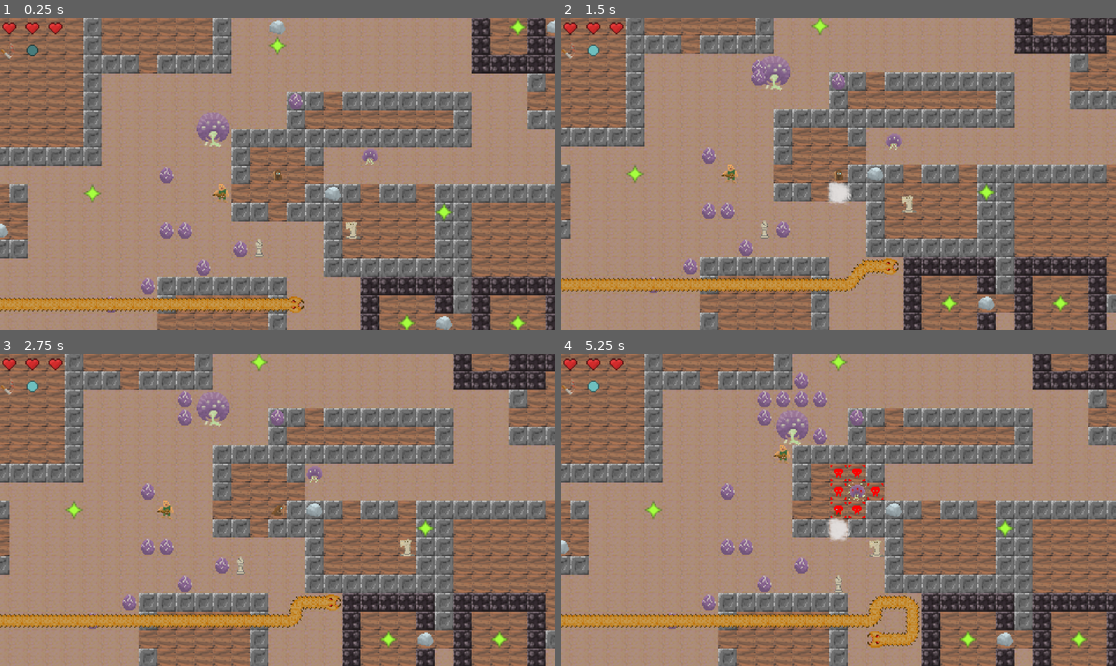
Above: before the commit, frames 1-4 (two rows, left to right).
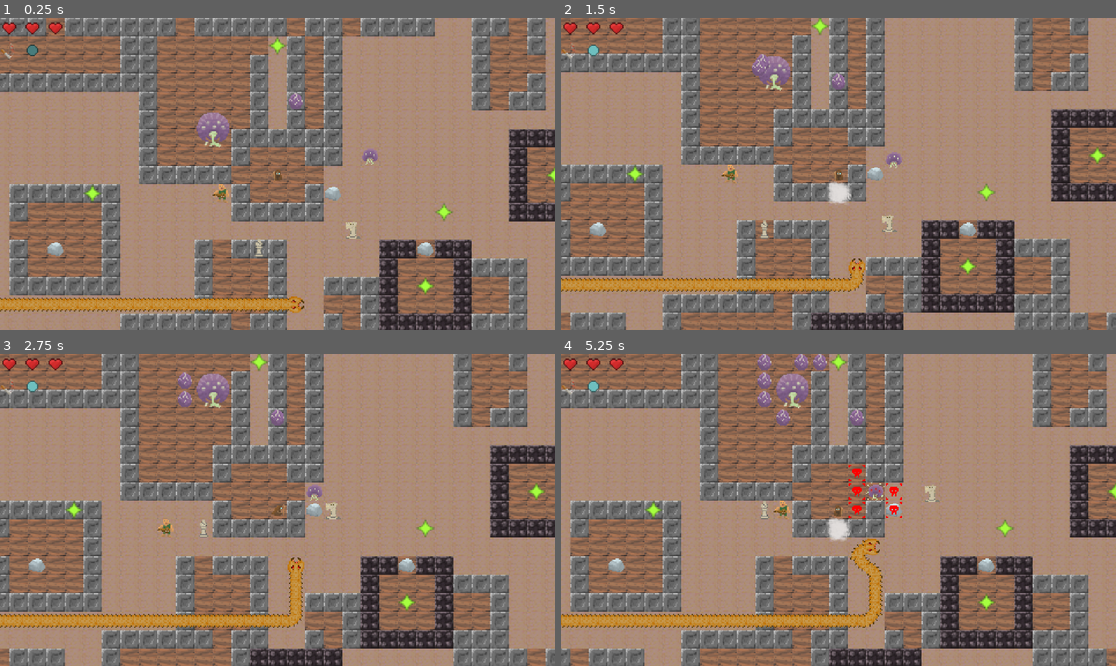
Above: after the commit, the same moments.

Repository: beppep/newDanceMage
Game: Godot game, scene res://main scene.tscn
Two runs of this game, one before a commit and one after it. Both use one fixed random seed, a clock stepped at 60 frames per second and the inputs below.
Inputs:
- Up to frame 1 (0.25 s): no input
- Up to frame 2 (1.5 s): tap Enter at 0.5 s; hold Right (move_right) 0.53-1.28 s; tap Space (move_nowhere) at 0.6, 1.35 s; hold S (move_down) from 1.28 s (still down)
- Up to frame 3 (2.75 s): release S (move_down) at 2.03 s; hold Right (move_right) from 2.03 s (still down); tap Space (move_nowhere) at 2.1 s
- Up to frame 4 (5.25 s): release Right (move_right) at 2.78 s; hold W (move_up) 2.78-3.53 s; tap Space (move_nowhere) every 0.75 s from 2.85 to 5.1 s; hold A (move_left) 3.53-5.03 s; hold S (move_down) from 5.03 s (still down)

The runs differ from the first frame. In frame 1, 60% of the frame differs, in the area x 0-100%, y 0-100%; in frame 2, 63%; in frame 3, 63%; in frame 4, 63%.

Commit message:
multiple floors demo

Diff:
--- a/scripts/main_scene.gd
+++ b/scripts/main_scene.gd
@@ -5,12 +5,20 @@
 
 @onready var units: Units = $Units
 @onready var wall_tilemap = $TileMapLayerWalls
+@onready var ground_tilemap = $TileMapLayerGround
 @onready var player: Player = units.get_node("Player")
 @onready var particles: = $Particles
 
 func _ready() -> void:
+	$map_generator.generate_map()
 	units.start()
+
+func next_floor():
+	for child in units.get_children():
+		if child != player:
+			child.queue_free()
 	$map_generator.generate_map()
+	units.start()
 
 func _process(_delta):
 	pass
--- a/scripts/map_generation.gd
+++ b/scripts/map_generation.gd
@@ -4,7 +4,7 @@
 @onready var ground_tilemap: TileMapLayer = world.get_node("TileMapLayerGround")
 @onready var wall_tilemap: TileMapLayer = world.get_node("TileMapLayerWalls")
 
-var MAPSIZE = 20
+var MAPSIZE = 16
 
 var rock_scene = preload("res://scenes/units/Rock.tscn")
 var crystal_scene = preload("res://scenes/units/Crystal.tscn")
@@ -14,18 +14,21 @@
 
 
 func generate_map():
+	ground_tilemap.clear()
+	wall_tilemap.clear()
+
 	_paint_area(wall_tilemap, Vector2i(-MAPSIZE-2,-MAPSIZE-2),Vector2i(-MAPSIZE-1,MAPSIZE+2), tile_ids["OBSIDIAN"]) # left wall
 	_paint_area(wall_tilemap, Vector2i(-MAPSIZE-2,-MAPSIZE-2),Vector2i(MAPSIZE+2,-MAPSIZE-1), tile_ids["OBSIDIAN"]) # up wall
 	_paint_area(wall_tilemap, Vector2i(MAPSIZE+1,-MAPSIZE-2),Vector2i(MAPSIZE+2,MAPSIZE+2), tile_ids["OBSIDIAN"]) # right wall
 	_paint_area(wall_tilemap, Vector2i(-MAPSIZE-2,MAPSIZE+1),Vector2i(MAPSIZE+2,MAPSIZE+2), tile_ids["OBSIDIAN"]) # down wall
 
-	_paint_area(ground_tilemap, Vector2i(-20,-20),Vector2i(20,20), tile_ids["SAND"]) # sand
+	_paint_area(ground_tilemap, Vector2i(-MAPSIZE,-MAPSIZE),Vector2i(MAPSIZE,MAPSIZE), tile_ids["SAND"]) # sand
 
-	for x in range(2*MAPSIZE / 10):
-		for y in range(2*MAPSIZE / 10):
-			var chunk = Vector2i(-MAPSIZE, -MAPSIZE) + Vector2i(x,y)*10
-			var random_room_dims = Vector2i(randi_range(2, 10), randi_range(2, 10))
-			var random_room_pos = Vector2i(randi_range(0, 10-random_room_dims.x), randi_range(0, 10-random_room_dims.y))
+	for x in range(2*MAPSIZE / 8):
+		for y in range(2*MAPSIZE / 8):
+			var chunk = Vector2i(-MAPSIZE, -MAPSIZE) + Vector2i(x,y)*8
+			var random_room_dims = Vector2i(randi_range(2, 8), randi_range(2, 8))
+			var random_room_pos = Vector2i(randi_range(0, 8-random_room_dims.x), randi_range(0, 8-random_room_dims.y))
 			_create_room(chunk+random_room_pos, chunk+random_room_pos + random_room_dims)
 
 	for i in range(6):
--- a/scripts/player.gd
+++ b/scripts/player.gd
@@ -22,6 +22,10 @@
 	health = 3
 
 func _process(_delta: float) -> void:
+	if world.ground_tilemap.get_cell_source_id(location)==4:
+		location = Vector2i.ZERO
+		world.next_floor()
+
 	var input = get_input()
 	if input != null:
 		buffered_input = input
